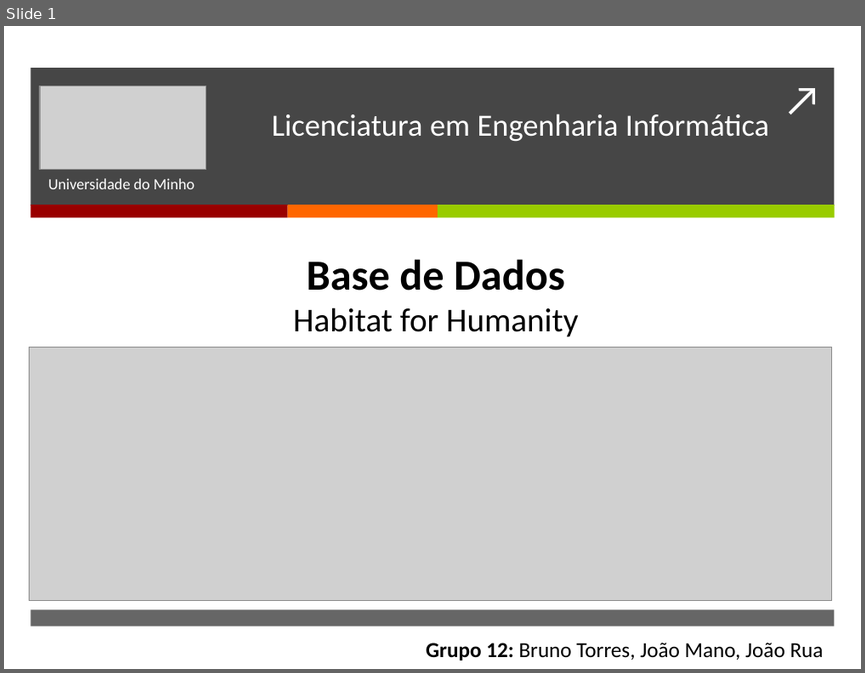
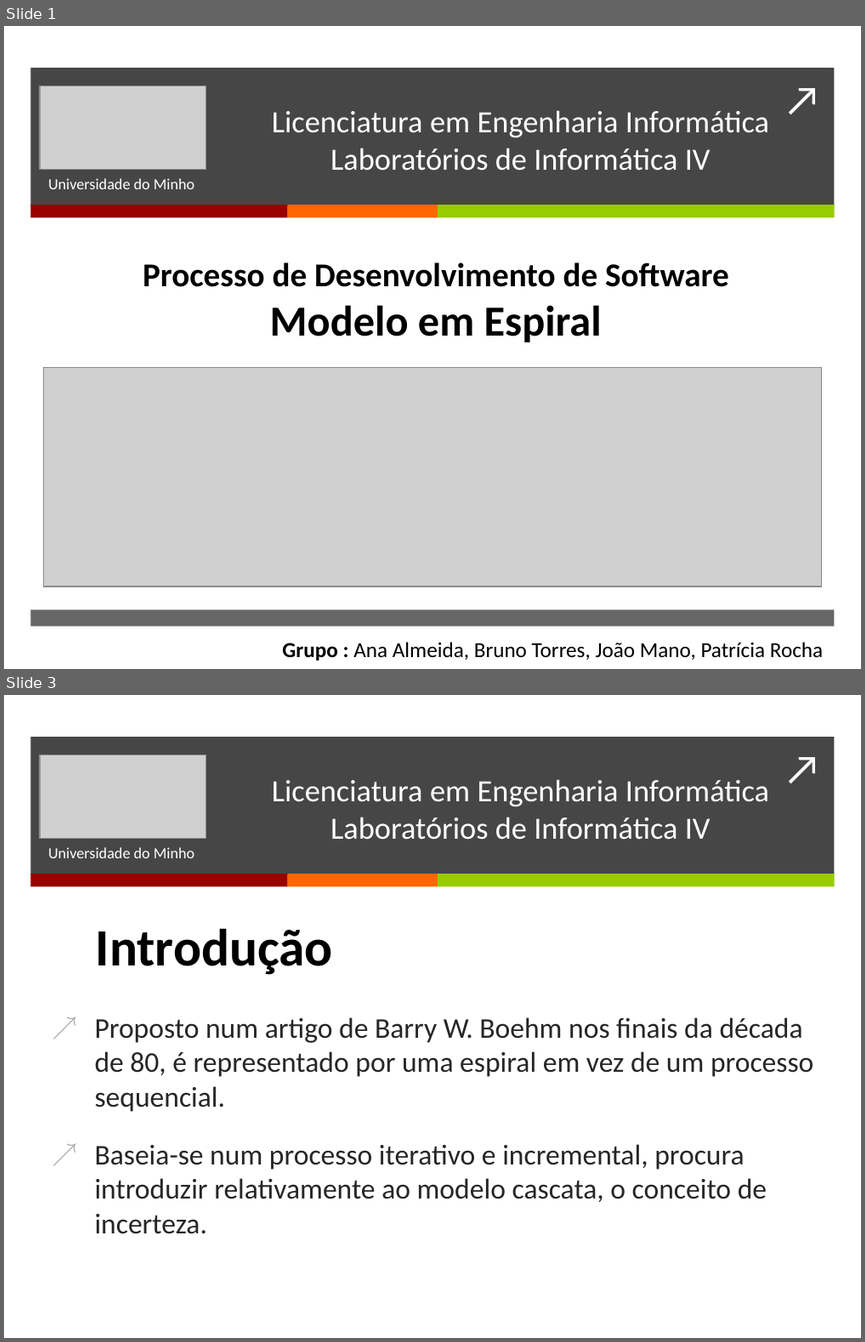
Before and after one commit to BrunoTorres/LI4, a slide deck: Apresentação/Apresentacao.pptx. Shown one above the other, each under a label of ours: slide 1 before the commit, slides 1 and 3 after it; the slides between them are not shown. The pictures are 865x673 and 865x1342 pixels, drawn with LibreOffice and Linux fonts; fonts in the diff are those of the drawing; grey boxes stand for pictures. Boxes give left, top, right and bottom in pixels: in the first picture for what was removed or moved away, otherwise in the second. Text is boxed around its words. In the diff, an @@ line names an element or a change of style, - is before the commit and + after.

```diff
--- a/Apresentação/Apresentacao.pptx
+++ b/Apresentação/Apresentacao.pptx
@@ slide 3 added at [4,695,861,1338], background #FFFFFF; not listed: 5 template elements that a slide beside it also shows @@
@@ picture added at [40,755,206,838] @@
@@ text added at [272,779,769,839], 26 pt, text #FFFFFF @@
+Licenciatura em Engenharia Informática
+Laboratórios de Informática IV
@@ subtitle added at [48,847,194,858], 13 pt, text #FFFFFF @@
+Universidade do Minho
@@ text added at [95,928,813,1234], 24 pt, text #262626 @@
+Introdução
+↗ Proposto num artigo de Barry W. Boehm nos finais da década de 80, é representado por uma espiral em vez de um processo sequencial.
+↗ Baseia-se num processo iterativo e incremental, procura introduzir relativamente ao modelo cascata, o conceito de incerteza.
@@ slide 1 changed as well @@
@@ text at [272,110,769,170]: text changed @@
-Licenciatura em Engenharia Informática
+Licenciatura em Engenharia Informática
+Laboratórios de Informática IV
@@ text at [143,262,729,342]: text changed; bold on @@
-Base de Dados
-Habitat for Humanity
+Processo de Desenvolvimento de Software
+Modelo em Espiral
@@ picture: place and size @@
-picture at [29,346,832,600]
+picture at [43,367,822,586]
@@ text at [282,641,823,660]: text changed @@
-Grupo 12: Bruno Torres, João Mano, João Rua
+Grupo : Ana Almeida, Bruno Torres, João Mano, Patrícia Rocha
```
Also in this commit, not shown: 1 other slide changed, 5 other slides added, 10 slides removed.
